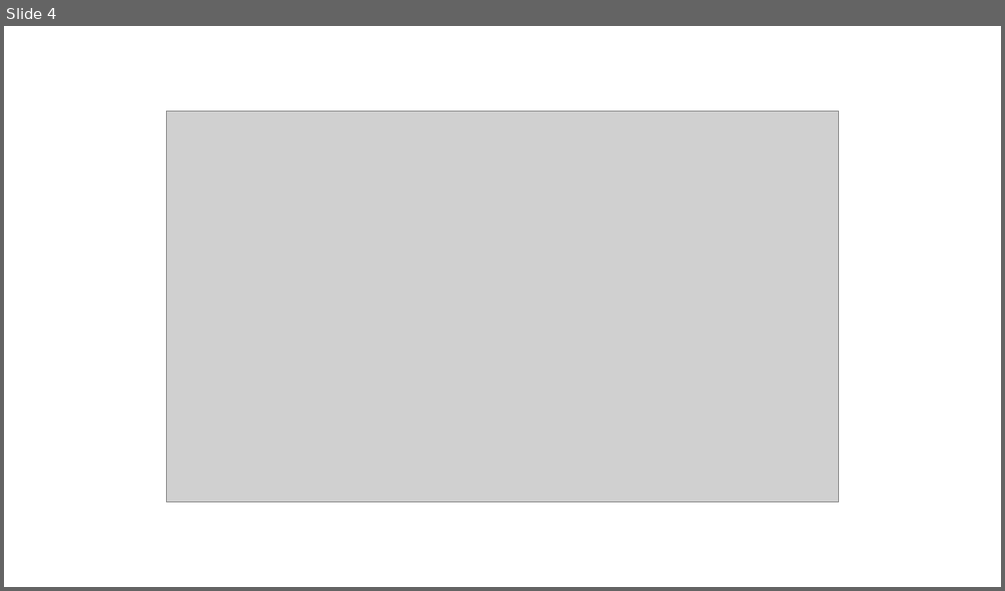
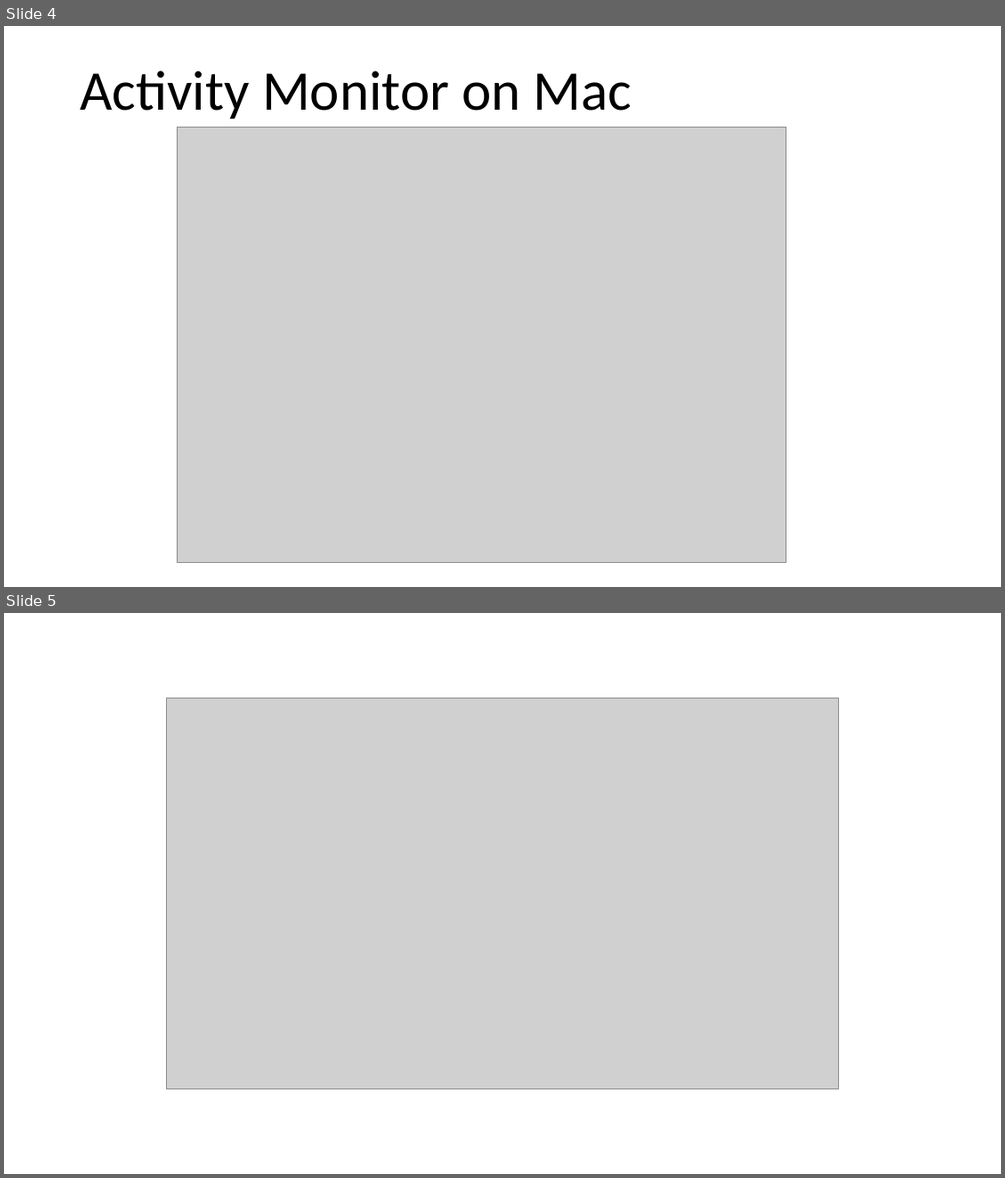
Before and after one commit to echoaj/TCS_PowerPoints, a slide deck: PowerPoints/Threading Vs Processing.pptx. Shown one above the other, each under a label of ours: slide 4 before the commit, slides 4 and 5 after it. The pictures are 1005x591 and 1005x1178 pixels, drawn with LibreOffice and Linux fonts; fonts in the diff are those of the drawing; grey boxes stand for pictures. Boxes give left, top, right and bottom in pixels: in the first picture for what was removed or moved away, otherwise in the second. Text is boxed around its words. In the diff, an @@ line names an element or a change of style, - is before the commit and + after.

```diff
--- a/PowerPoints/Threading Vs Processing.pptx
+++ b/PowerPoints/Threading Vs Processing.pptx
@@ slide 4 added at [4, 26, 1001, 587], background #FFFFFF @@
@@ title added at [80, 70, 632, 119], 54 pt, text #000000 @@
+Activity Monitor on Mac
@@ picture added at [177, 127, 786, 563] @@
@@ what was slide 4 is now slide 5 @@
```
Also in this commit, not shown: 2 slides changed.
